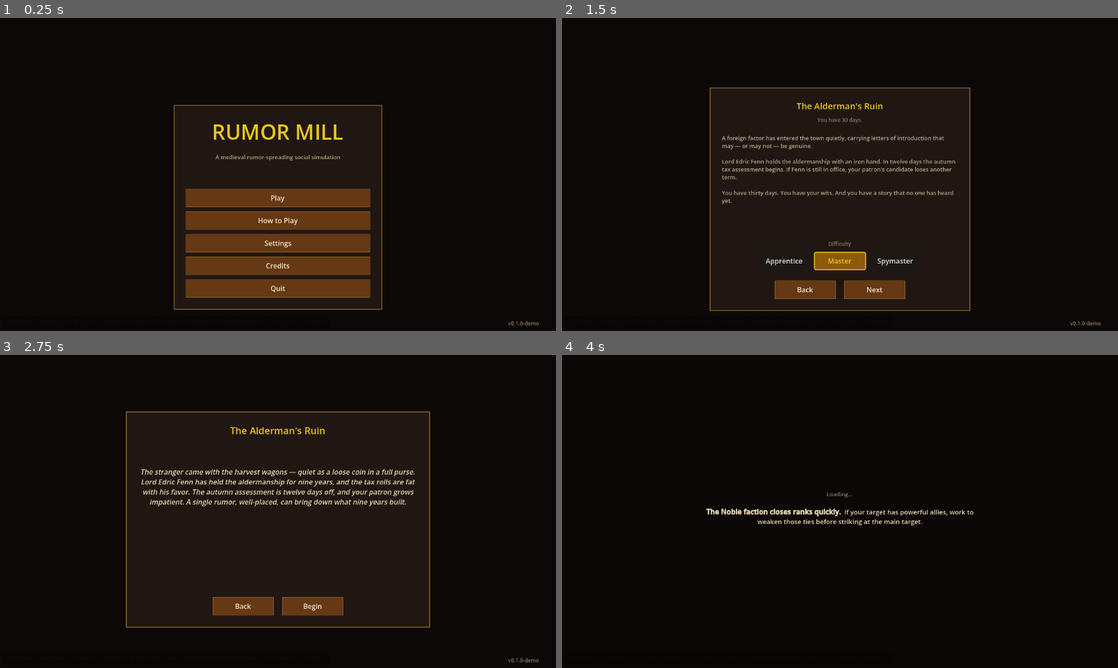
Above: before the commit, frames 1-4 (two rows, left to right).
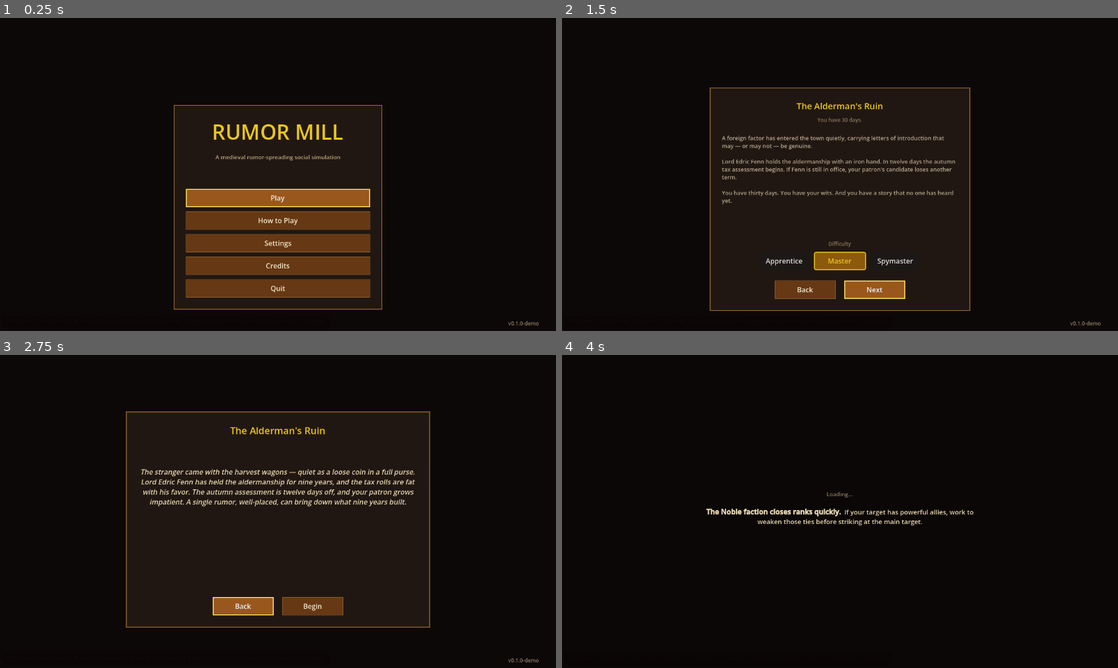
Above: after the commit, the same moments.

Repository: SrgtKillerSpark/Rumor-Mill
Game: Godot game, scene res://scenes/Main.tscn
Same seed, same stepped clock (60 frames per second), same inputs: the game is played once before the commit and once after it.
Inputs (mouse positions are in pixels of both pictures, inside the frame that each line leads up to):
- Up to frame 1 (0.25 s): no input
- Up to frame 2 (1.5 s): click "Play" at 0.5 s; click "Next" at 1.25 s
- Up to frame 3 (2.75 s): click "Next" at 2 s
- Up to frame 4 (4 s): click "Begin" at 2.75 s; tap Enter at 3.5 s; move the mouse to (962, 495) at 3.52 s; tap J at 3.6 s; click (962, 495) at 3.67 s; tap Space at 3.77 s; tap R at 3.8 s

The runs differ from the first frame. In frame 1, 2.0% of the frame differs, in the area x 33-67%, y 54-61%; in frame 2, 0.7%; in frame 3, 0.7%; in frame 4, nothing differs.
Error after the commit: Parse Error: Identifier "_btn_play_again" not declared in the current scope. (res://scripts/end_screen.gd:278)

Commit message:
fix: add keyboard focus and navigation to all game UI screens (SPA-254)
- Add grab_focus() to main menu, pause menu, end screen, and rumor panel
  so keyboard-only players can navigate without clicking first
- Add Escape key handling to main menu for phase-back navigation
- Add Escape key handling to rumor panel for closing the modal
- Add focus ring styling to end screen buttons and tab buttons
- Add hover differentiation to end screen tab buttons
- Use proportional anchoring for objective HUD banner to prevent
  overlap on narrow window sizes

Co-Authored-By: Paperclip <noreply@paperclip.ing>

Diff:
--- a/rumor_mill/scripts/end_screen.gd
+++ b/rumor_mill/scripts/end_screen.gd
@@ -273,6 +273,10 @@
 	_show_tab_results()
 
 	visible = true
+
+	# Set keyboard focus on the first action button.
+	if _btn_play_again != null:
+		_btn_play_again.call_deferred("grab_focus")
 
 	# ── Count-up tween ────────────────────────────────────────────────────────
 	_start_count_up_tween()
@@ -770,8 +774,15 @@
 	hover.border_color = C_PANEL_BORDER
 	hover.set_content_margin_all(8)
 
+	var focus_style := StyleBoxFlat.new()
+	focus_style.bg_color = C_BTN_HOVER
+	focus_style.set_border_width_all(2)
+	focus_style.border_color = Color(1.00, 0.90, 0.40, 1.0)  # gold focus ring
+	focus_style.set_content_margin_all(8)
+
 	btn.add_theme_stylebox_override("normal", normal)
 	btn.add_theme_stylebox_override("hover",  hover)
+	btn.add_theme_stylebox_override("focus",  focus_style)
 	btn.add_theme_color_override("font_color", C_BTN_TEXT)
 	return btn
 
@@ -800,9 +811,23 @@
 	style.set_border_width_all(1)
 	style.border_color = C_PANEL_BORDER
 	style.set_content_margin_all(4)
+
+	var hover_style := StyleBoxFlat.new()
+	hover_style.bg_color = C_TAB_ACTIVE if active else Color(0.30, 0.22, 0.14, 1.0)
+	hover_style.set_border_width_all(1)
+	hover_style.border_color = C_PANEL_BORDER
+	hover_style.set_content_margin_all(4)
+
+	var focus_style := StyleBoxFlat.new()
+	focus_style.bg_color = C_TAB_ACTIVE if active else C_TAB_INACTIVE
+	focus_style.set_border_width_all(2)
+	focus_style.border_color = Color(1.00, 0.90, 0.40, 1.0)  # gold focus ring
+	focus_style.set_content_margin_all(4)
+
 	btn.add_theme_stylebox_override("normal", style)
-	btn.add_theme_stylebox_override("hover", style)
+	btn.add_theme_stylebox_override("hover", hover_style)
 	btn.add_theme_stylebox_override("pressed", style)
+	btn.add_theme_stylebox_override("focus", focus_style)
 	return btn
 
 
--- a/rumor_mill/scripts/main_menu.gd
+++ b/rumor_mill/scripts/main_menu.gd
@@ -133,6 +133,58 @@
 	_panel_intro.visible    = (p == Phase.INTRO)
 	_panel_settings.visible = (p == Phase.SETTINGS)
 	_panel_credits.visible  = (p == Phase.CREDITS)
+	# Set initial keyboard focus for the active phase.
+	call_deferred("_set_phase_focus", p)
+
+
+## Assigns keyboard focus to the first interactive element in the active phase.
+func _set_phase_focus(p: Phase) -> void:
+	match p:
+		Phase.MAIN:
+			_grab_first_button(_panel_main)
+		Phase.SELECT:
+			_grab_first_button(_panel_select)
+		Phase.BRIEFING:
+			if _btn_begin != null:
+				_btn_begin.grab_focus()
+		Phase.INTRO:
+			_grab_first_button(_panel_intro)
+		Phase.SETTINGS:
+			_grab_first_button(_panel_settings)
+		Phase.CREDITS:
+			_grab_first_button(_panel_credits)
+
+
+## Finds and focuses the first Button descendant of the given node.
+func _grab_first_button(node: Node) -> void:
+	for child in node.get_children():
+		if child is Button:
+			child.grab_focus()
+			return
+		_grab_first_button(child)
+
+
+func _unhandled_input(event: InputEvent) -> void:
+	if not visible:
+		return
+	if event is InputEventKey and event.pressed and not event.echo:
+		if event.keycode == KEY_ESCAPE:
+			match _phase:
+				Phase.SELECT:
+					_on_select_back()
+					get_viewport().set_input_as_handled()
+				Phase.BRIEFING:
+					_on_briefing_back()
+					get_viewport().set_input_as_handled()
+				Phase.INTRO:
+					_on_intro_back()
+					get_viewport().set_input_as_handled()
+				Phase.SETTINGS:
+					_on_settings_back()
+					get_viewport().set_input_as_handled()
+				Phase.CREDITS:
+					_on_credits_back()
+					get_viewport().set_input_as_handled()
 
 
 # ── Backdrop ──────────────────────────────────────────────────────────────────
--- a/rumor_mill/scripts/objective_hud.gd
+++ b/rumor_mill/scripts/objective_hud.gd
@@ -111,11 +111,15 @@
 func _build_banner() -> void:
 	_banner_label = Label.new()
 	_banner_label.horizontal_alignment = HORIZONTAL_ALIGNMENT_CENTER
-	_banner_label.anchors_preset = Control.PRESET_TOP_WIDE
+	# Use proportional anchoring so the banner stays below the HUD panel on all resolutions.
+	_banner_label.anchor_left = 0.05
+	_banner_label.anchor_right = 0.95
+	_banner_label.anchor_top = 0.0
+	_banner_label.anchor_bottom = 0.0
 	_banner_label.offset_top = 110.0
 	_banner_label.offset_bottom = 180.0
-	_banner_label.offset_left = 40.0
-	_banner_label.offset_right = -40.0
+	_banner_label.offset_left = 0.0
+	_banner_label.offset_right = 0.0
 	_banner_label.autowrap_mode = TextServer.AUTOWRAP_WORD_SMART
 	_banner_label.add_theme_font_size_override("font_size", 13)
 	_banner_label.add_theme_color_override("font_color", Color(0.95, 0.85, 0.55, 1.0))
--- a/rumor_mill/scripts/pause_menu.gd
+++ b/rumor_mill/scripts/pause_menu.gd
@@ -87,6 +87,11 @@
 	if _status_label != null:
 		_status_label.text = ""
 	_hide_slot_picker()
+	# Set keyboard focus on the first menu button.
+	if _main_container != null and _main_container.get_child_count() > 0:
+		var first := _main_container.get_child(0)
+		if first is Button:
+			first.call_deferred("grab_focus")
 
 
 func _close() -> void:
--- a/rumor_mill/scripts/rumor_panel.gd
+++ b/rumor_mill/scripts/rumor_panel.gd
@@ -100,6 +100,18 @@
 		AudioManager.play_sfx("rumor_panel_open")
 		_open_panel(PANEL_SUBJECT)
 		panel.visible = true
+		# Set keyboard focus on the Back/Next nav buttons when panel opens.
+		if _btn_next != null:
+			_btn_next.call_deferred("grab_focus")
+
+
+func _unhandled_input(event: InputEvent) -> void:
+	if not panel.visible:
+		return
+	if event is InputEventKey and event.pressed and not event.echo:
+		if event.keycode == KEY_ESCAPE:
+			toggle()
+			get_viewport().set_input_as_handled()
 
 
 # ── Dynamic panel construction ────────────────────────────────────────────────
